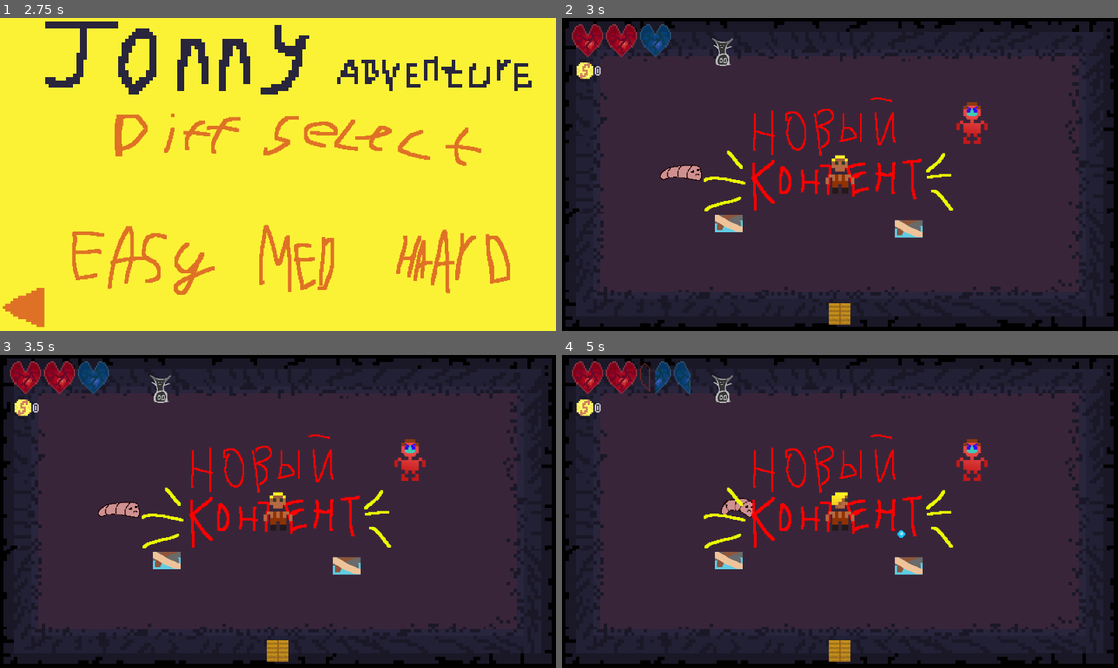
Above: before the commit, frames 1-4 (two rows, left to right).
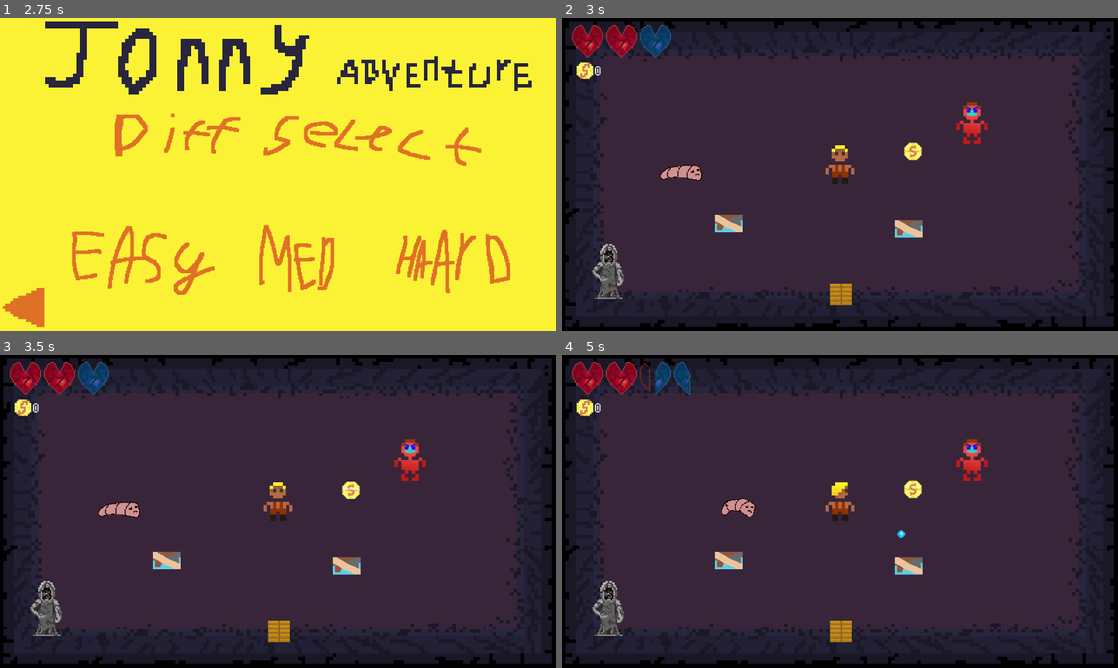
Above: after the commit, the same moments.

Repository: Korneplod1337/Jonny-Adventure
Game: Godot game, scene res://start.tscn
Two runs of this game, one before a commit and one after it. Both use one fixed random seed, a clock stepped at 60 frames per second and the inputs below.
Inputs (mouse positions are in pixels of both pictures, inside the frame that each line leads up to):
- Up to frame 1 (2.75 s): tap Enter at 0.5 s; move the mouse to (400, 158) at 0.52 s; hold Right (fire_right) 0.53-1.25 s; tap I (i) at 0.6 s; tap O (o) at 0.8 s; click (127, 274) at 1.25 s; click "Jonny" at 2 s
- Up to frame 2 (3 s): click (856, 255) at 2.75 s
- Up to frame 3 (3.5 s): no input
- Up to frame 4 (5 s): tap Space (space) at 3.5 s; move the mouse to (728, 527) at 3.52 s; hold Down (fire_down) 3.53-4.28 s; tap O (o) at 3.6, 4.55 s; tap I (i) at 3.8 s; move the mouse to (895, 442) at 4.27 s; hold Right (fire_right) from 4.28 s (still down); hold E (button_E) from 4.28 s (still down)

Frame 1 is identical in both runs. In frame 2, 4.0% of the frame differs, in the area x 1-71%, y 2-98%; in frame 3, 4.0%; in frame 4, 4.1%.

Commit message:
shrine
hp

Diff:
--- a/game/dungeon.gd
+++ b/game/dungeon.gd
@@ -6,7 +6,7 @@
 enum RoomType {START, STANDARD, SHOP, BOSS} # Типы комнат в генераторе
 
 @export var floors_config: Array[Dictionary] = [
-	{"total_rooms": 4, "shop_rooms": 1},  # Этаж 1
+	{"total_rooms": 3, "shop_rooms": 0},  # Этаж 1
 	{"total_rooms": 8, "shop_rooms": 1},  # Этаж 2
 ]
 var current_floor: int = 0
@@ -165,7 +165,7 @@
 	if opposite_name != "":
 		spawn_door = target_scene.get_node_or_null(opposite_name)
 
-	var spawn_pos: Vector2 = target_scene.global_position
+	var spawn_pos: Vector2 = door.global_position
 	if spawn_door != null:
 		spawn_pos = spawn_door.global_position
 
--- a/game/dungeon.tscn
+++ b/game/dungeon.tscn
@@ -1,17 +1,17 @@
 [gd_scene format=3 uid="uid://dwwkyopaqrfbo"]
 
 [ext_resource type="Script" uid="uid://wlgeadj0uym" path="res://game/dungeon.gd" id="1_u4sk0"]
-[ext_resource type="PackedScene" uid="uid://bpievu6gfe5d0" path="res://game/presets/1-st floor/standart_room.tscn" id="2_0t1uw"]
+[ext_resource type="PackedScene" uid="uid://bpievu6gfe5d0" path="res://game/presets/1-st floor/test_room3.tscn" id="2_0t1uw"]
 [ext_resource type="PackedScene" uid="uid://cmlobl77iwbor" path="res://game/presets/1-st floor/start_room.tscn" id="3_0t1uw"]
-[ext_resource type="PackedScene" uid="uid://dijhk4kigm72k" path="res://game/presets/1-st floor/test room1.tscn" id="3_luatc"]
+[ext_resource type="PackedScene" uid="uid://dijhk4kigm72k" path="res://game/presets/1-st floor/standart_test_room.tscn" id="3_luatc"]
 [ext_resource type="PackedScene" uid="uid://b777y3m4083ll" path="res://game/presets/1-st floor/test_room2.tscn" id="4_3jp2u"]
 [ext_resource type="AudioStream" uid="uid://cr5m1btuh65g" path="res://sound/arcade.ogg" id="7_luatc"]
 
 [node name="Dungeon" type="Node" unique_id=1730459875]
 script = ExtResource("1_u4sk0")
-standard_room_presets_floor1 = Array[PackedScene]([ExtResource("2_0t1uw")])
+standard_room_presets_floor1 = Array[PackedScene]([ExtResource("3_luatc")])
 start_room_preset = ExtResource("3_0t1uw")
-shop_room_preset = ExtResource("3_luatc")
+shop_room_preset = ExtResource("2_0t1uw")
 boss_room_preset = ExtResource("4_3jp2u")
 
 [node name="Arcade_music" type="AudioStreamPlayer" parent="." unique_id=687942417]
--- a/game/player/Jonny/Jonny.tscn
+++ b/game/player/Jonny/Jonny.tscn
@@ -131,16 +131,18 @@
 shot_scene = ExtResource("2_3ep63")
 
 [node name="AnimatedSprite2D" type="AnimatedSprite2D" parent="." unique_id=222282461]
+position = Vector2(0, -12)
 sprite_frames = SubResource("SpriteFrames_g617h")
 animation = &"afk_default"
 
 [node name="AnimatedShot" type="AnimatedSprite2D" parent="." unique_id=2140154797]
-position = Vector2(0, -14)
+position = Vector2(0, -25.945946)
 sprite_frames = SubResource("SpriteFrames_epc1c")
 animation = &"down"
 
 [node name="CollisionPolygon2D" type="CollisionPolygon2D" parent="." unique_id=619690835]
-polygon = PackedVector2Array(-10, -24, -10, 24, 10, 24, 10, -24)
+position = Vector2(0, -11.8918915)
+polygon = PackedVector2Array(-10, 0, -10, 24, 10, 24, 10, 0)
 
 [node name="immune_Timer" type="Timer" parent="." unique_id=1440095197]
 wait_time = 0.3
@@ -154,6 +156,7 @@
 limit_smoothed = true
 
 [node name="InteractingComponents" parent="." unique_id=2012981929 instance=ExtResource("17_gh012")]
+position = Vector2(0, -11.351351)
 
 [connection signal="timeout" from="immune_Timer" to="." method="_on_immune_timer_timeout"]
 [connection signal="timeout" from="shot_Timer" to="." method="_on_shot_timer_timeout"]
--- a/game/presets/1-st floor/test room1.tscn
+++ b/game/presets/1-st floor/standart_test_room.tscn
@@ -73,22 +73,22 @@
 scale = Vector2(1.49359, 0.733615)
 
 [node name="Door_Up" parent="." unique_id=1297143987 instance=ExtResource("3_yij7n")]
-position = Vector2(-3, -318)
+position = Vector2(0, -309)
 scale = Vector2(2, 2)
 dir = Vector2(0, -1)
 
 [node name="Door_Down" parent="." unique_id=42923306 instance=ExtResource("3_yij7n")]
-position = Vector2(-1, 321)
+position = Vector2(0, 307)
 scale = Vector2(2, 2)
 dir = Vector2(0, 1)
 
 [node name="Door_Left" parent="." unique_id=1898134436 instance=ExtResource("3_yij7n")]
-position = Vector2(-604, -1)
+position = Vector2(-590, -3)
 scale = Vector2(2, 2)
 dir = Vector2(-1, 0)
 
 [node name="Door_Right" parent="." unique_id=840839784 instance=ExtResource("3_yij7n")]
-position = Vector2(604, -1)
+position = Vector2(591, 0)
 scale = Vector2(2, 2)
 dir = Vector2(1, 0)
 
--- a/game/presets/1-st floor/start_room.tscn
+++ b/game/presets/1-st floor/start_room.tscn
@@ -6,7 +6,7 @@
 [ext_resource type="PackedScene" uid="uid://bx6n81v4l7b8a" path="res://game/enemy/enemy test2.tscn" id="4_cjhlh"]
 [ext_resource type="PackedScene" uid="uid://w44vcoqbcqy8" path="res://game/presets/shrines/shrine_test.tscn" id="5_sejrf"]
 [ext_resource type="PackedScene" uid="uid://bevlvruxr34ip" path="res://game/enemy/EmenyWorm.tscn" id="6_r5ugo"]
-[ext_resource type="Texture2D" uid="uid://c21xigd6v3qw6" path="res://image/Новый контент.png" id="7_nbcw0"]
+[ext_resource type="PackedScene" uid="uid://ci05xlan24oqs" path="res://game/objects/Coin.tscn" id="7_nbcw0"]
 
 [sub_resource type="RectangleShape2D" id="RectangleShape2D_85tg8"]
 size = Vector2(1280, 720)
@@ -36,25 +36,25 @@
 
 [node name="CollisionPolygon2D" type="CollisionPolygon2D" parent="StaticBody2D" unique_id=1340424052]
 build_mode = 1
-polygon = PackedVector2Array(-401, -88, -401, 566, 813, 566, 813, -88)
+polygon = PackedVector2Array(-360.94, -48, -360.94, 526, 773.06, 526, 773.06, -48)
 
 [node name="Door_Up" parent="." unique_id=976948045 instance=ExtResource("3_et5k3")]
-position = Vector2(-3, -318)
+position = Vector2(-2, -278)
 scale = Vector2(2, 2)
 dir = Vector2(0, -1)
 
 [node name="Door_Down" parent="." unique_id=468466240 instance=ExtResource("3_et5k3")]
-position = Vector2(-1, 321)
+position = Vector2(1, 275)
 scale = Vector2(2, 2)
 dir = Vector2(0, 1)
 
 [node name="Door_Left" parent="." unique_id=867576507 instance=ExtResource("3_et5k3")]
-position = Vector2(-604, -1)
+position = Vector2(-557, -2)
 scale = Vector2(2, 2)
 dir = Vector2(-1, 0)
 
 [node name="Door_Right" parent="." unique_id=1947595542 instance=ExtResource("3_et5k3")]
-position = Vector2(496, -1)
+position = Vector2(553, 1)
 scale = Vector2(2, 2)
 dir = Vector2(1, 0)
 
@@ -62,12 +62,10 @@
 position = Vector2(304, -118)
 
 [node name="ShrineTest" parent="." unique_id=2017981582 instance=ExtResource("5_sejrf")]
-position = Vector2(-269, -279)
+position = Vector2(-534, 223)
 
 [node name="EmenyWorm" parent="." unique_id=1527446258 instance=ExtResource("6_r5ugo")]
 position = Vector2(-371, -13)
 
-[node name="Sprite2D" type="Sprite2D" parent="." unique_id=525106090]
-position = Vector2(-24, -47)
-scale = Vector2(2, 2)
-texture = ExtResource("7_nbcw0")
+[node name="Coin" parent="." unique_id=398995973 instance=ExtResource("7_nbcw0")]
+position = Vector2(168, -51)
--- a/game/presets/1-st floor/test_room2.tscn
+++ b/game/presets/1-st floor/test_room2.tscn
@@ -78,22 +78,22 @@
 polygon = PackedVector2Array(-401, -88, -401, 566, 813, 566, 813, -88)
 
 [node name="Door_Up" parent="." unique_id=650211907 instance=ExtResource("3_wgx1u")]
-position = Vector2(0, -328)
+position = Vector2(-1, -318)
 scale = Vector2(2, 2)
 dir = Vector2(0, -1)
 
 [node name="Door_Down" parent="." unique_id=60275189 instance=ExtResource("3_wgx1u")]
-position = Vector2(0, 326)
+position = Vector2(0, 312)
 scale = Vector2(2, 2)
 dir = Vector2(0, 1)
 
 [node name="Door_Left" parent="." unique_id=1774901095 instance=ExtResource("3_wgx1u")]
-position = Vector2(-608, -1)
+position = Vector2(-593, -1)
 scale = Vector2(2, 2)
 dir = Vector2(-1, 0)
 
 [node name="Door_Right" parent="." unique_id=970584351 instance=ExtResource("3_wgx1u")]
-position = Vector2(605, 0)
+position = Vector2(589, 0)
 scale = Vector2(2, 2)
 dir = Vector2(1, 0)
 
--- a/game/presets/1-st floor/standart_room.tscn
+++ b/game/presets/1-st floor/test_room3.tscn
@@ -7,46 +7,46 @@
 [sub_resource type="RectangleShape2D" id="RectangleShape2D_sehpn"]
 size = Vector2(1280, 720)
 
-[node name="StartRoom" type="Node2D"]
+[node name="StartRoom" type="Node2D" unique_id=603362692]
 
-[node name="BG" type="Sprite2D" parent="."]
+[node name="BG" type="Sprite2D" parent="." unique_id=1780623582]
 scale = Vector2(2, 2)
 texture = ExtResource("1_rbiir")
 
-[node name="StaticBody2D" type="StaticBody2D" parent="."]
+[node name="StaticBody2D" type="StaticBody2D" parent="." unique_id=513164537]
 position = Vector2(-207, -240)
 
-[node name="CollisionPolygon2D" type="CollisionPolygon2D" parent="StaticBody2D"]
+[node name="CollisionPolygon2D" type="CollisionPolygon2D" parent="StaticBody2D" unique_id=1641492913]
 build_mode = 1
 polygon = PackedVector2Array(-400, -88, -401, 566, 813, 566, 813, -88)
 
-[node name="CameraBounds" type="Area2D" parent="."]
+[node name="CameraBounds" type="Area2D" parent="." unique_id=1177103682]
 visible = false
 input_pickable = false
 
-[node name="CollisionShape2D" type="CollisionShape2D" parent="CameraBounds"]
+[node name="CollisionShape2D" type="CollisionShape2D" parent="CameraBounds" unique_id=225693049]
 shape = SubResource("RectangleShape2D_sehpn")
 
-[node name="Rock3" parent="." instance=ExtResource("1_jseag")]
+[node name="Rock3" parent="." unique_id=1094485145 instance=ExtResource("1_jseag")]
 position = Vector2(-1, 0)
 scale = Vector2(0.547542, 8.26888)
 
-[node name="Door_Up" parent="." instance=ExtResource("3_sehpn")]
+[node name="Door_Up" parent="." unique_id=503841439 instance=ExtResource("3_sehpn")]
 position = Vector2(-3, -318)
 scale = Vector2(2, 2)
 dir = Vector2(0, -1)
 
-[node name="Door_Down" parent="." instance=ExtResource("3_sehpn")]
-position = Vector2(-1, 321)
+[node name="Door_Down" parent="." unique_id=1693951162 instance=ExtResource("3_sehpn")]
+position = Vector2(-1, 309)
 scale = Vector2(2, 2)
 dir = Vector2(0, 1)
 
-[node name="Door_Left" parent="." instance=ExtResource("3_sehpn")]
-position = Vector2(-604, -1)
+[node name="Door_Left" parent="." unique_id=308207908 instance=ExtResource("3_sehpn")]
+position = Vector2(-593, -1)
 scale = Vector2(2, 2)
 dir = Vector2(-1, 0)
 
-[node name="Door_Right" parent="." instance=ExtResource("3_sehpn")]
-position = Vector2(604, -1)
+[node name="Door_Right" parent="." unique_id=1424844174 instance=ExtResource("3_sehpn")]
+position = Vector2(588, -1)
 scale = Vector2(2, 2)
 dir = Vector2(1, 0)
--- a/game/presets/shrines/shrine_test.gd
+++ b/game/presets/shrines/shrine_test.gd
@@ -7,7 +7,7 @@
 	damage, spread, range, fire_rate
 }
 
-@export var shrine_type: int = -1
+@export var shrine_type: int = 0
 var selected_type: ShrineType
 
 func _ready() -> void:
@@ -22,7 +22,11 @@
 func _on_interact():
 	var player = get_tree().get_first_node_in_group("player")
 	if GameState.coins > 0:
-		Shrn_animation.frame = 1
+		if selected_type == ShrineType.hp:
+			Shrn_animation.animation = 'hp_active'
+			Shrn_animation.play()
+		else:
+			Shrn_animation.frame = 1
 		interactable.is_interactable = false
 		GameState.add_coins(-1)
 		var stat_name: String
--- a/game/presets/shrines/shrine_test.tscn
+++ b/game/presets/shrines/shrine_test.tscn
@@ -3,7 +3,16 @@
 [ext_resource type="Script" uid="uid://doux8j83sh0ml" path="res://game/presets/shrines/shrine_test.gd" id="1_ankqj"]
 [ext_resource type="Texture2D" uid="uid://4tvtgrnndhvs" path="res://image/shrine1.png" id="2_hnwl0"]
 [ext_resource type="Texture2D" uid="uid://cbe5jhfb6a70t" path="res://image/shrine2.png" id="3_hrdi4"]
+[ext_resource type="Texture2D" uid="uid://dnwwfptdkpo0l" path="res://image/rooms/shrines/shrine_hp1.png" id="4_hrdi4"]
 [ext_resource type="PackedScene" uid="uid://dx1fok8ftgyw4" path="res://game/Interact_objects/Ineractable.tscn" id="4_mml3l"]
+[ext_resource type="Texture2D" uid="uid://s23d7rih5xtn" path="res://image/rooms/shrines/shrine_hp3.png" id="5_hrdi4"]
+[ext_resource type="Texture2D" uid="uid://djx41igk4nb3i" path="res://image/rooms/shrines/shrine_hp2.png" id="5_mml3l"]
+
+[sub_resource type="RectangleShape2D" id="RectangleShape2D_rwp4v"]
+size = Vector2(88, 104)
+
+[sub_resource type="RectangleShape2D" id="RectangleShape2D_fydls"]
+size = Vector2(44, 84)
 
 [sub_resource type="SpriteFrames" id="SpriteFrames_6c05r"]
 animations = [{
@@ -53,14 +62,22 @@
 }, {
 "frames": [{
 "duration": 1.0,
-"texture": ExtResource("2_hnwl0")
-}, {
-"duration": 1.0,
-"texture": ExtResource("3_hrdi4")
+"texture": ExtResource("4_hrdi4")
 }],
 "loop": true,
 "name": &"hp",
 "speed": 5.0
+}, {
+"frames": [{
+"duration": 1.0,
+"texture": ExtResource("5_mml3l")
+}, {
+"duration": 1.0,
+"texture": ExtResource("5_hrdi4")
+}],
+"loop": true,
+"name": &"hp_active",
+"speed": 2.0
 }, {
 "frames": [{
 "duration": 1.0,
@@ -118,26 +135,14 @@
 "speed": 5.0
 }]
 
-[sub_resource type="RectangleShape2D" id="RectangleShape2D_rwp4v"]
-size = Vector2(88, 100)
-
-[sub_resource type="RectangleShape2D" id="RectangleShape2D_fydls"]
-size = Vector2(49, 66)
-
 [node name="ShrineTest" type="Node2D" unique_id=1541189603]
 script = ExtResource("1_ankqj")
-
-[node name="AnimatedSprite2D" type="AnimatedSprite2D" parent="." unique_id=434765893]
-position = Vector2(0, -15)
-sprite_frames = SubResource("SpriteFrames_6c05r")
-animation = &"spread"
-
-[node name="AudioStreamPlayer2D" type="AudioStreamPlayer2D" parent="." unique_id=1748129473]
 
 [node name="Interactable" parent="." unique_id=515258723 instance=ExtResource("4_mml3l")]
 interact_name = "use shrine"
 
 [node name="CollisionShape2D2" type="CollisionShape2D" parent="Interactable" unique_id=697456273]
+scale = Vector2(1.5, 1.5)
 shape = SubResource("RectangleShape2D_rwp4v")
 
 [node name="collision" type="StaticBody2D" parent="." unique_id=1523569493]
@@ -145,5 +150,12 @@
 collision_mask = 31
 
 [node name="CollisionShape2D" type="CollisionShape2D" parent="collision" unique_id=1173996129]
-position = Vector2(0, -2)
+scale = Vector2(1.5, 1.5)
 shape = SubResource("RectangleShape2D_fydls")
+
+[node name="AnimatedSprite2D" type="AnimatedSprite2D" parent="." unique_id=434765893]
+scale = Vector2(3, 3)
+sprite_frames = SubResource("SpriteFrames_6c05r")
+animation = &"hp_active"
+
+[node name="AudioStreamPlayer2D" type="AudioStreamPlayer2D" parent="." unique_id=1748129473]
--- a/project.godot
+++ b/project.godot
@@ -152,3 +152,4 @@
 
 textures/canvas_textures/default_texture_filter=0
 renderer/rendering_method="mobile"
+2d/snap/snap_2d_transforms_to_pixel=true
Binary file added: image/rooms/shrines/shrine_hp1.png
Not shown, added: image/rooms/shrines/shrine_hp1.png.import
Binary file added: image/rooms/shrines/shrine_hp2.png
Not shown, added: image/rooms/shrines/shrine_hp2.png.import
Binary file added: image/rooms/shrines/shrine_hp3.png
Not shown, added: image/rooms/shrines/shrine_hp3.png.import
Binary file changed: image/shrine1.png
Binary file changed: image/shrine2.png
